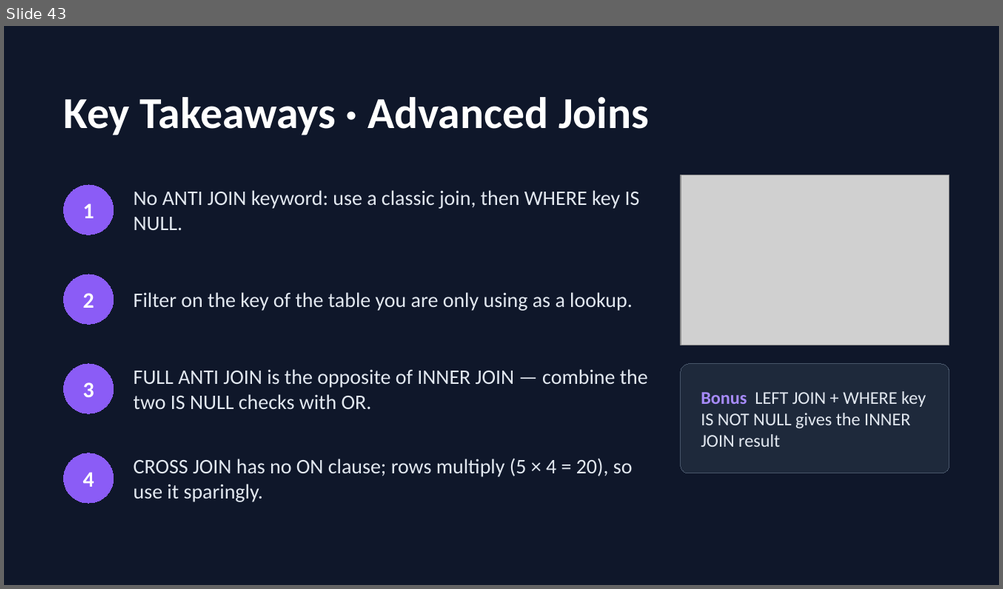
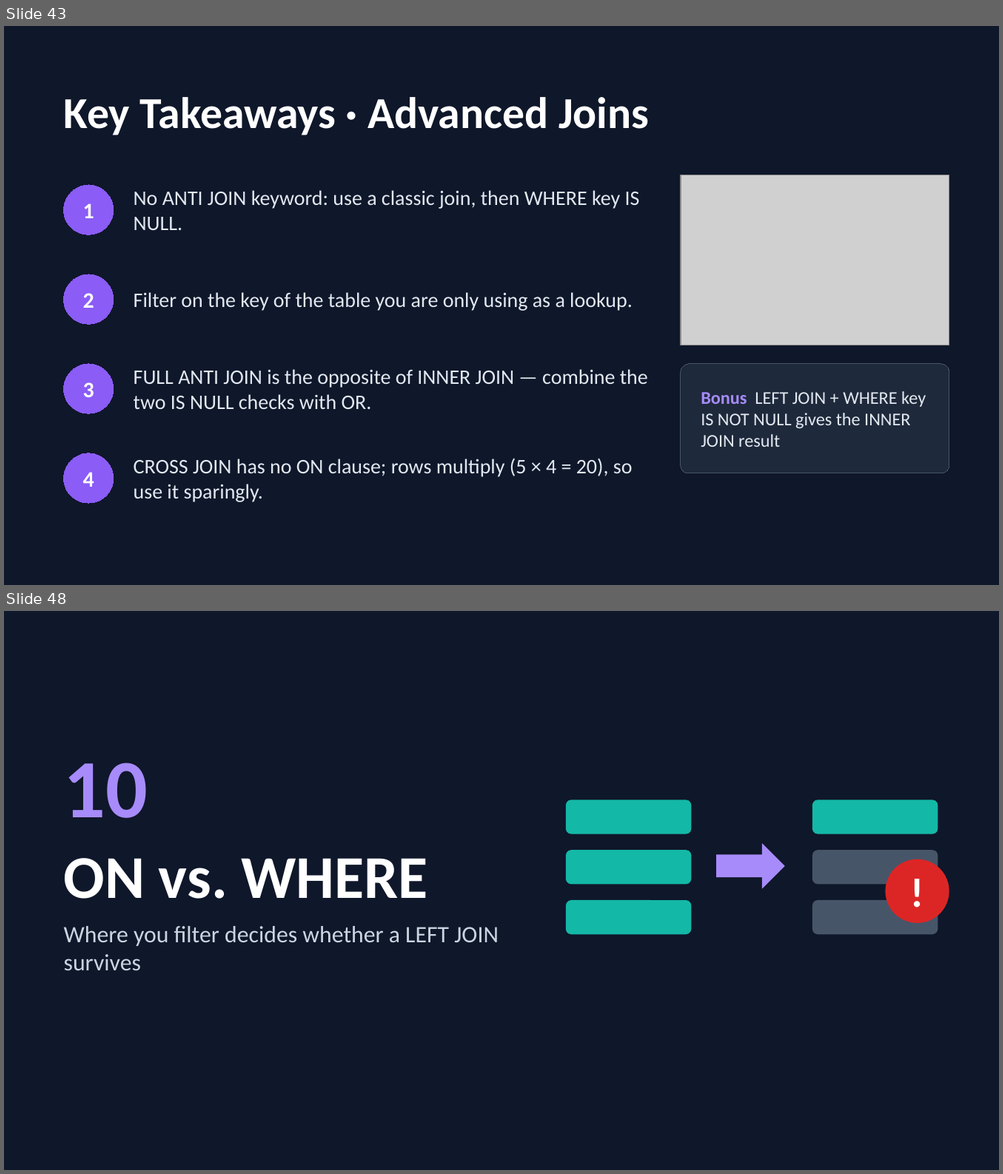
Before and after one commit to GreenwaysTechnology/icicibank_data_sql_reds_kafka, a slide deck: Module_03_Advanced_SQL_Queries/SQL_Joins_Basics.pptx. Shown one above the other, each under a label of ours: slide 43 before the commit, slides 43 and 48 after it; the slides between them are not shown. The pictures are 1003x589 and 1003x1174 pixels, drawn with LibreOffice and Linux fonts; fonts in the diff are those of the drawing; grey boxes stand for pictures. Boxes give left, top, right and bottom in pixels: in the first picture for what was removed or moved away, otherwise in the second. Text is boxed around its words. In the diff, an @@ line names an element or a change of style, - is before the commit and + after.

```diff
--- a/Module_03_Advanced_SQL_Queries/SQL_Joins_Basics.pptx
+++ b/Module_03_Advanced_SQL_Queries/SQL_Joins_Basics.pptx
@@ slide 48 added at (4,611,999,1170), background #0F172A @@
@@ text added at (64,763,148,818), 60 pt, text #A78BFA, bold @@
+10
@@ rounded rectangle added at (566,800,691,834), fill #14B8A6 @@
@@ rounded rectangle added at (811,800,937,834), fill #14B8A6 @@
@@ rounded rectangle added at (566,851,691,885), fill #14B8A6 @@
@@ right arrow added at (716,843,785,889), fill #A78BFA @@
@@ rounded rectangle added at (811,851,937,885), fill #475569 @@
@@ text added at (64,858,428,899), 44 pt, text #FFFFFF, bold @@
+ON vs. WHERE
@@ ellipse added at (885,860,949,923), fill #DC2626, 29.8 pt, text #FFFFFF, bold @@
+!
@@ rounded rectangle added at (566,900,691,934), fill #14B8A6 @@
@@ rounded rectangle added at (811,900,937,934), fill #475569 @@
@@ text added at (64,926,498,971), 17 pt, text #CBD5E1 @@
+Where you filter decides whether a LEFT JOIN survives
```
Also in this commit, not shown: 5 slides changed, 33 other slides added.
